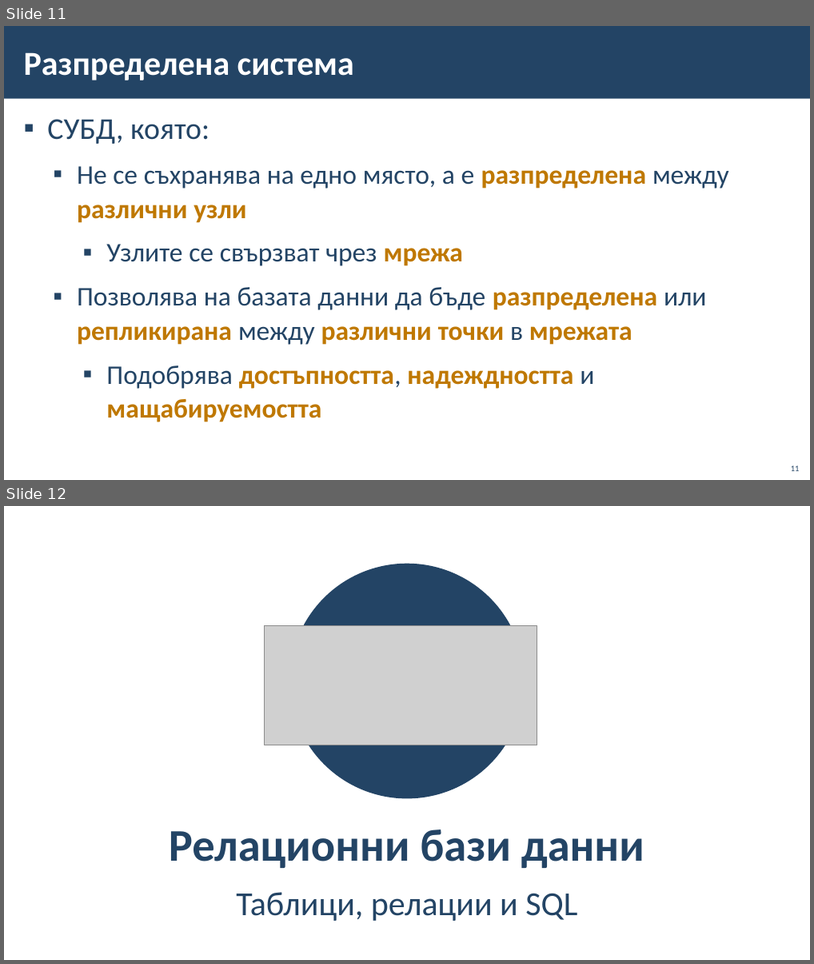
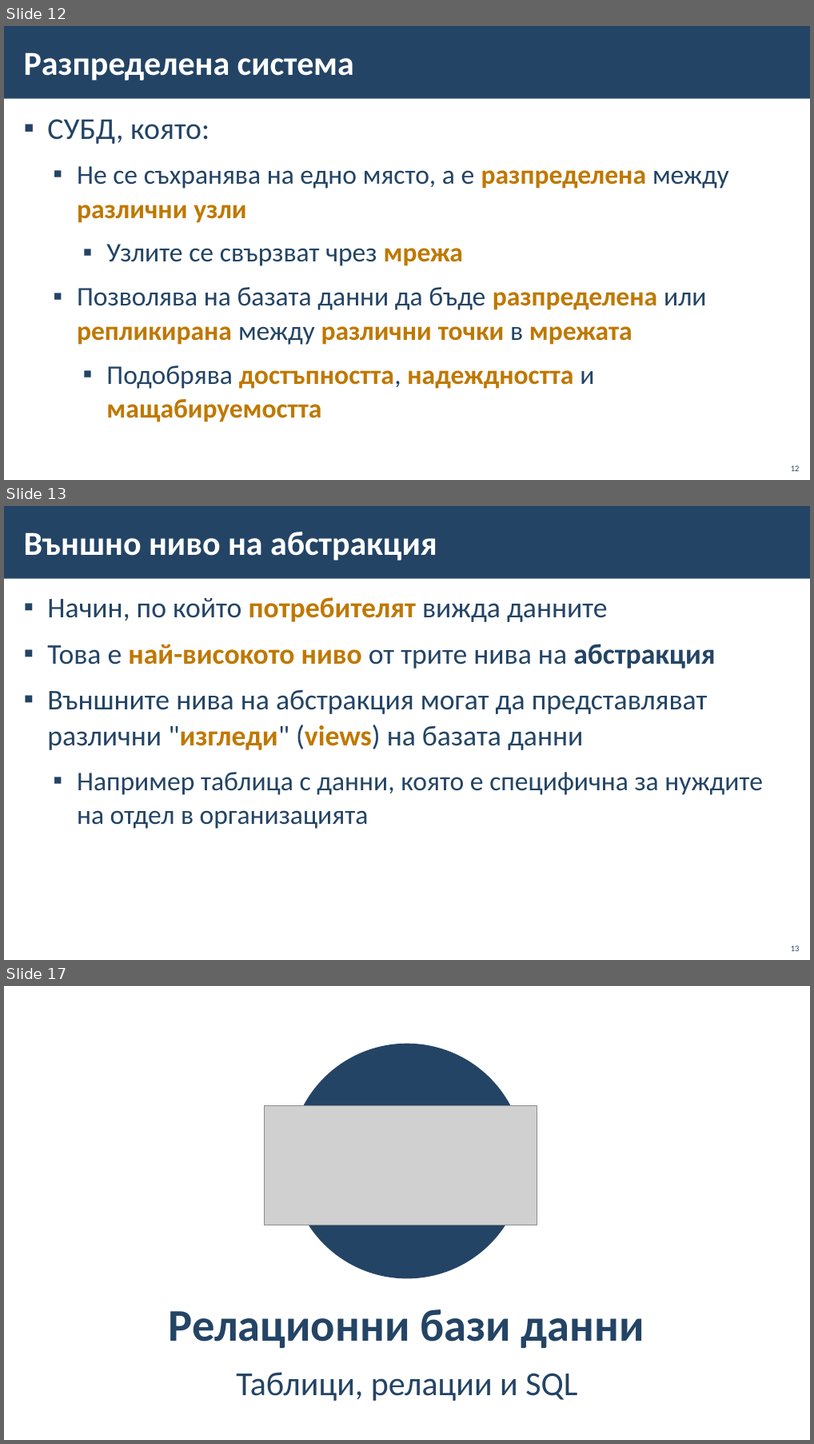
Before and after one commit to BG-IT-Edu/School-Programming, a slide deck: Courses/Software-Sciences/Module-3-Databases-New/02-DBMS/02-DBMS.pptx. Shown one above the other, each under a label of ours: slides 11 and 12 before the commit, slides 12, 13 and 17 after it; the slides between them are not shown. The pictures are 814x964 and 814x1444 pixels, drawn with LibreOffice and Linux fonts; fonts in the diff are those of the drawing; grey boxes stand for pictures; background and template pictures are left out. Boxes give left, top, right and bottom in pixels: in the first picture for what was removed or moved away, otherwise in the second. Text is boxed around its words. In the diff, an @@ line names an element or a change of style, - is before the commit and + after.

```diff
--- a/Courses/Software-Sciences/Module-3-Databases-New/02-DBMS/02-DBMS.pptx
+++ b/Courses/Software-Sciences/Module-3-Databases-New/02-DBMS/02-DBMS.pptx
@@ slide 13 added at (4, 506, 810, 960), background #FFFFFF; not listed: 1 template element that a slide beside it also shows @@
@@ title added at (24, 532, 438, 560), 40 pt, text #FFFFFF, bold @@
+Външно ниво на абстракция
@@ text added at (47, 597, 763, 828), 34 pt, text #234465 @@
+▪ Начин, по който потребителят вижда данните
+▪ Това е най-високото ниво от трите нива на абстракция
+▪ Външните нива на абстракция могат да представляват различни "изгледи" (views) на базата данни
+  ▪ Например таблица с данни, която е специфична за нуждите на отдел в организацията
@@ page number added at (791, 945, 800, 951), 10 pt, text #234465 @@
+13
@@ what was slide 11 is now slide 12 @@
@@ page number at (791, 465, 800, 471): text changed @@
-11
+12
@@ what was slide 12 is now slide 17 @@
```
Also in this commit, not shown: 2 slides changed, 4 other slides added.
